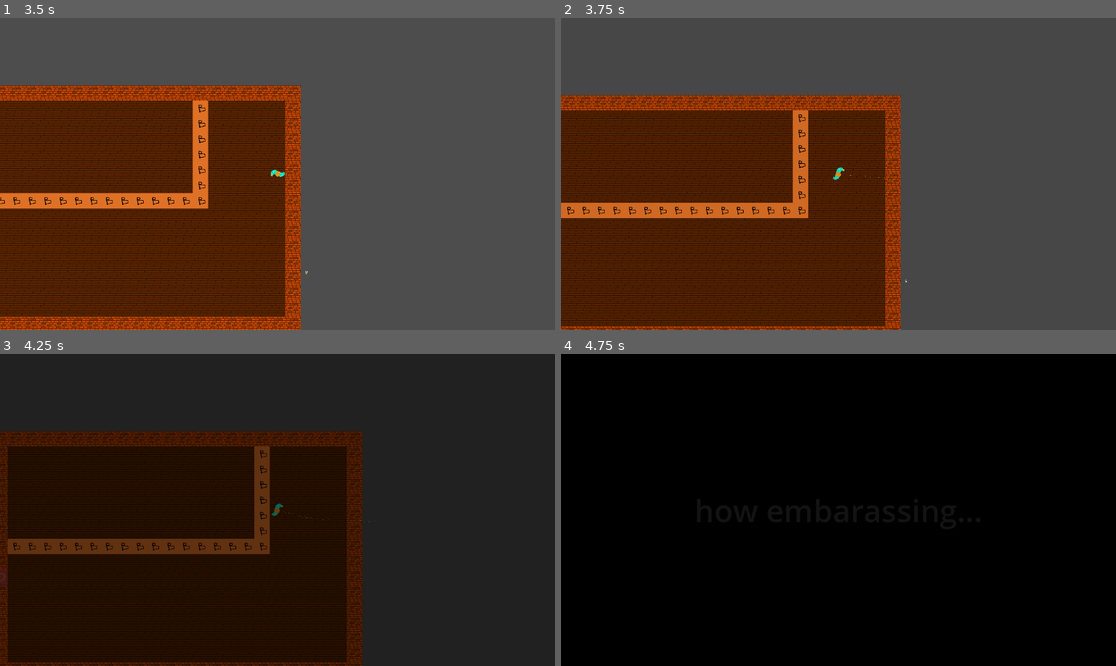
Above: before the commit, frames 1-4 (two rows, left to right).
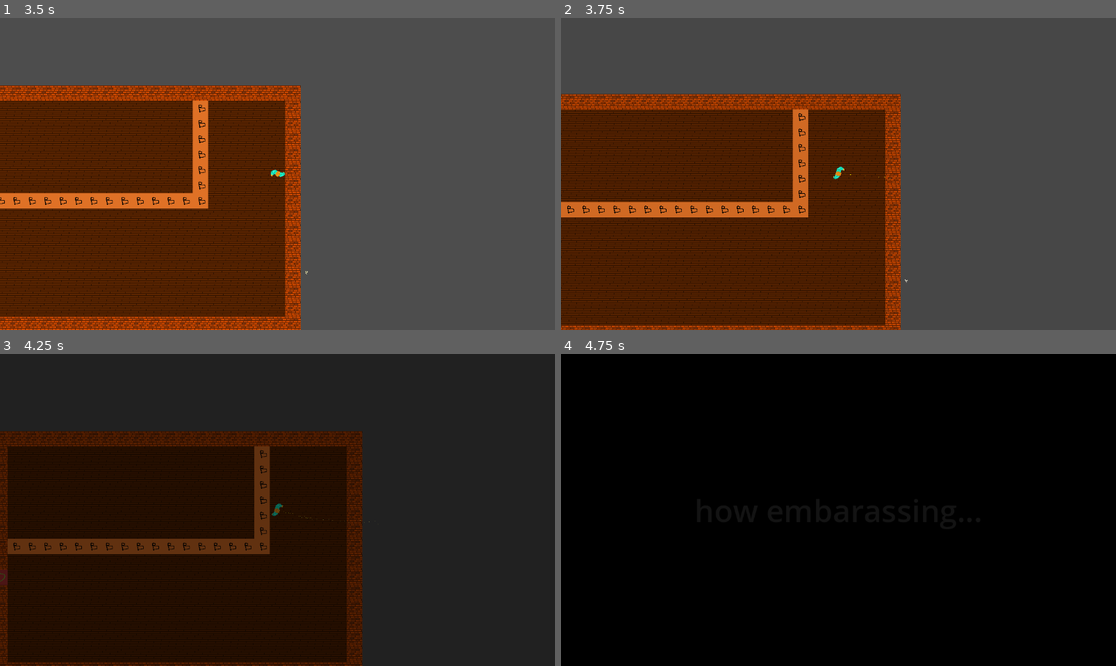
Above: after the commit, the same moments.

Repository: Jibby-Games/PizzaJam11
Game: Godot game, scene res://menu/intro.tscn
The game is run twice, just before and just after one commit, with the same random seed, the same clock (stepped at 60 frames per second) and the same inputs. The engine's default icon, where the game draws it, is replaced by a stand-in: a white triangle on a blue panel in a dark square.
Inputs (mouse positions are in pixels of both pictures, inside the frame that each line leads up to):
- Up to frame 1 (3.5 s): move the mouse to (399, 158) at 0.52 s; press the mouse at (399, 158) at 0.53 s; hold D (right) 0.53-1.28 s; move the mouse to (166, 189) at 1.27 s; release the mouse at (166, 189) at 1.28 s; hold S (down) 1.28-2.03 s; click (166, 189) at 1.35 s; tap Enter at 2 s; move the mouse to (333, 105) at 2.02 s; press the mouse at (333, 105) at 2.03 s; hold D (right) 2.03-2.78 s; move the mouse to (249, 236) at 2.77 s; release the mouse at (249, 236) at 2.78 s; hold W (up) from 2.78 s (still down); click (249, 236) at 2.85 s
- Up to frame 2 (3.75 s): move the mouse to (1005, 220) at 3.52 s; release W (up) at 3.53 s; press the mouse at (1005, 220) at 3.53 s; hold A (left) from 3.53 s (still down)
- Up to frame 3 (4.25 s): keep holding A (left)
- Up to frame 4 (4.75 s): keep holding A (left); move the mouse to (672, 463) at 4.27 s; release the mouse at (672, 463) at 4.28 s; click (672, 463) at 4.35 s

Frame 1 is identical in both runs. In frame 2, 21% of the frame differs, in the area x 0-63%, y 24-100%; in frame 3, less than 0.1%; in frame 4, nothing differs.

Commit message:
feat: small camera shake when pissing

Diff:
--- a/player/player.gd
+++ b/player/player.gd
@@ -61,6 +61,7 @@
 	if current_piss_volume > 0:
 		$PissParticles.emitting = true
 		is_pissing = true
+		$ShakeCamera2D.add_trauma(0.1)
 
 
 func stop_piss() -> void:
